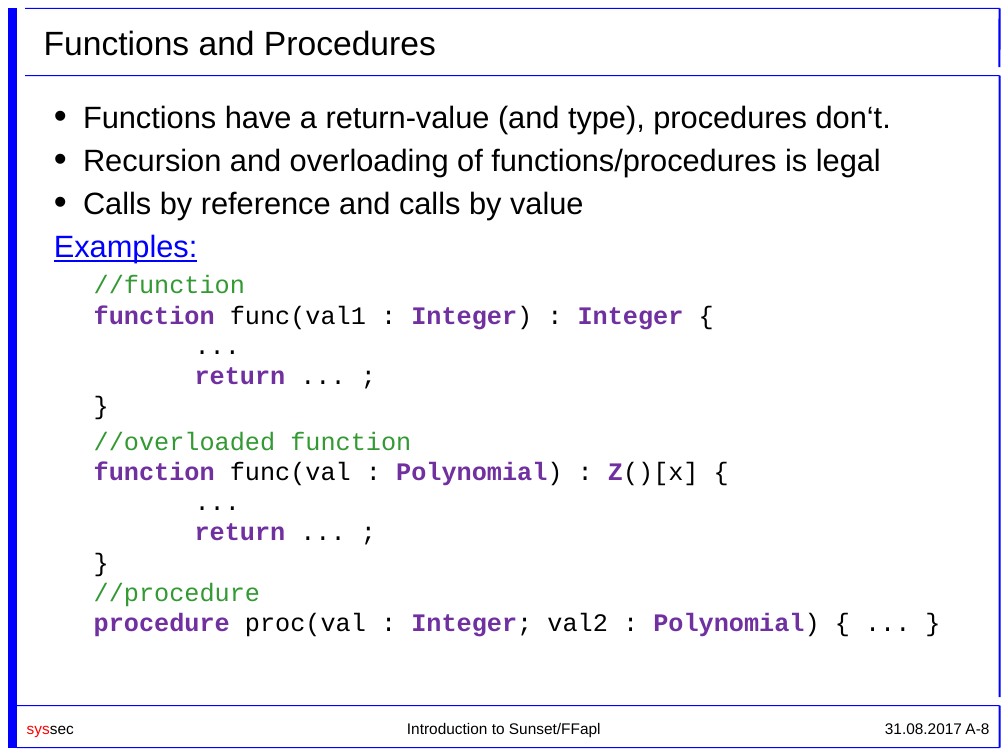
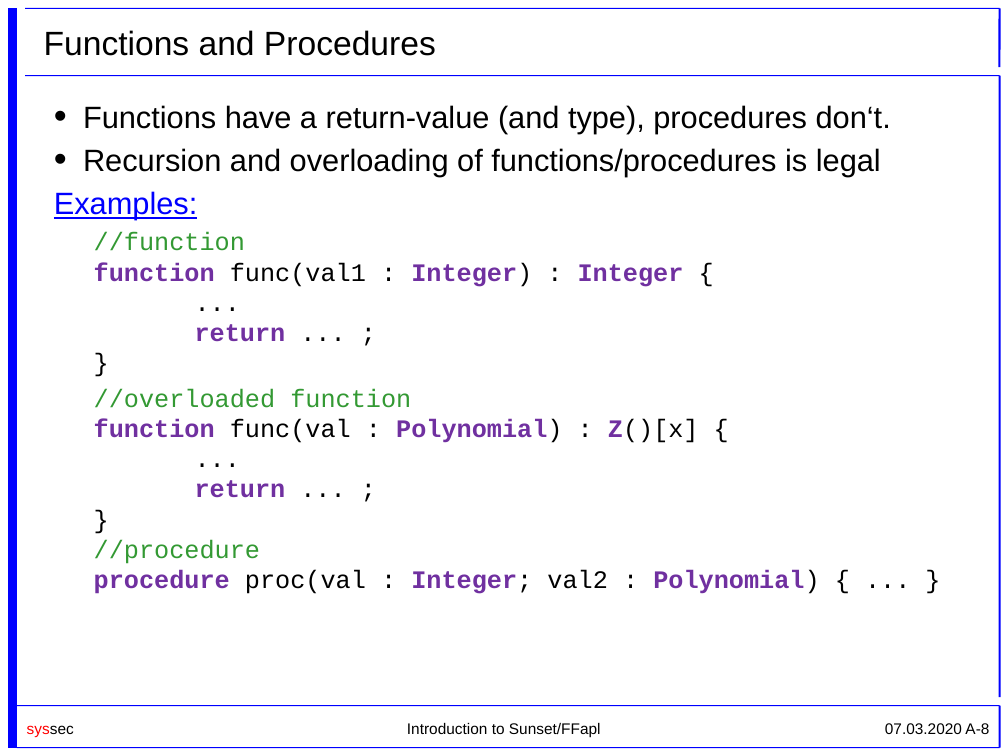
Before and after one commit to cryptool-org/cryptobrief, a slide deck: slide 8 of manual (drafts)/Sunset_Slides_UniKlu.pptx. Drawn at 1008x756 pixels with LibreOffice and Linux fonts; fonts in the diff are those of the drawing; background and template pictures are left out. Boxes give left, top, right and bottom in pixels: in the first picture for what was removed or moved away, otherwise in the second. Text is boxed around its words. In the diff, an @@ line names an element or a change of style, - is before the commit and + after.

```diff
--- a/manual (drafts)/Sunset_Slides_UniKlu.pptx
+++ b/manual (drafts)/Sunset_Slides_UniKlu.pptx
@@ text at (83, 191, 584, 220): paragraph removed @@
-• Calls by reference and calls by value
@@ text at (885, 723, 989, 734): text changed @@
-31.08.2017 A-8
+07.03.2020 A-8
```
Also in this commit, not shown: 3 other slides changed, 1 other file.
